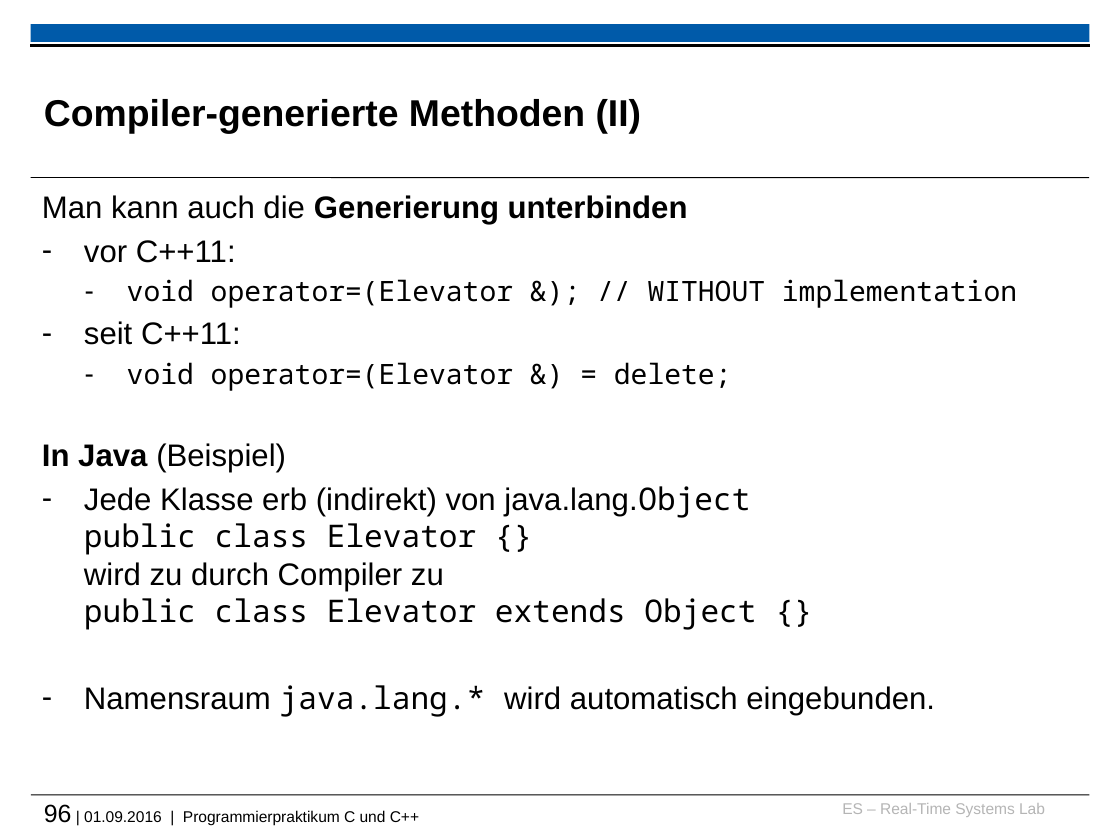
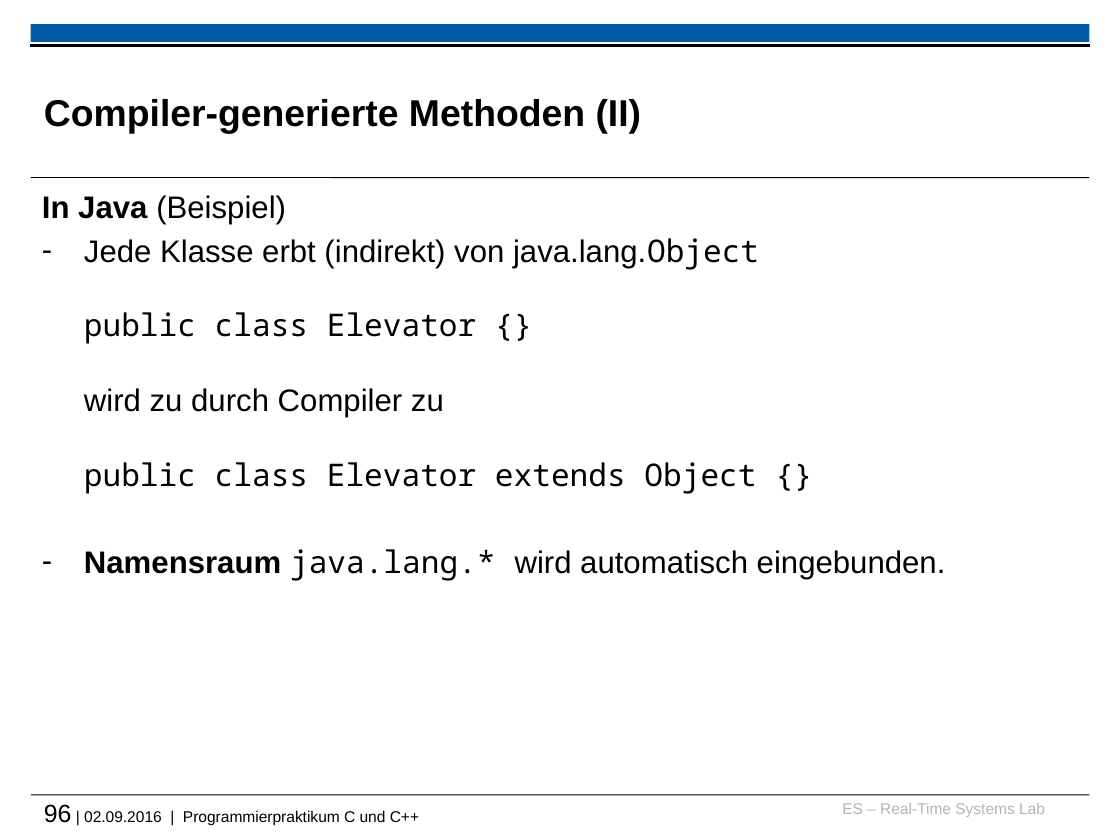
Before and after one commit to h82k/tud-cppp, a slide deck: slide 96 of cppp_lecture.pptx. Drawn at 1120x840 pixels with LibreOffice and Linux fonts; fonts in the diff are those of the drawing; background and template pictures are left out. Boxes give left, top, right and bottom in pixels: in the first picture for what was removed or moved away, otherwise in the second. Text is boxed around its words. In the diff, an @@ line names an element or a change of style, - is before the commit and + after.

```diff
--- a/cppp_lecture.pptx
+++ b/cppp_lecture.pptx
@@ text at box(42, 195, 1017, 391): paragraphs removed @@
-Man kann auch die Generierung unterbinden
-– vor C++11:
-  – void operator=(Elevator &); // WITHOUT implementation
-– seit C++11:
-  – void operator=(Elevator &) = delete;
@@ text at box(84, 238, 759, 494): text changed @@
-– Jede Klasse erb (indirekt) von java.lang.Object
-  public class Elevator {}
-  wird zu durch Compiler zu
-  public class Elevator extends Object {}
+– Jede Klasse erbt (indirekt) von java.lang.Object
+  public class Elevator {}
+  wird zu durch Compiler zu
+  public class Elevator extends Object {}
@@ text at box(84, 549, 946, 581): bold on in "Namensraum" @@
@@ text at box(44, 804, 419, 825): text changed @@
-96 | 01.09.2016 | Programmierpraktikum C und C++
+96 | 02.09.2016 | Programmierpraktikum C und C++
```
Also in this commit, not shown: 68 other slides changed, 2 slides added, 2 other files.
